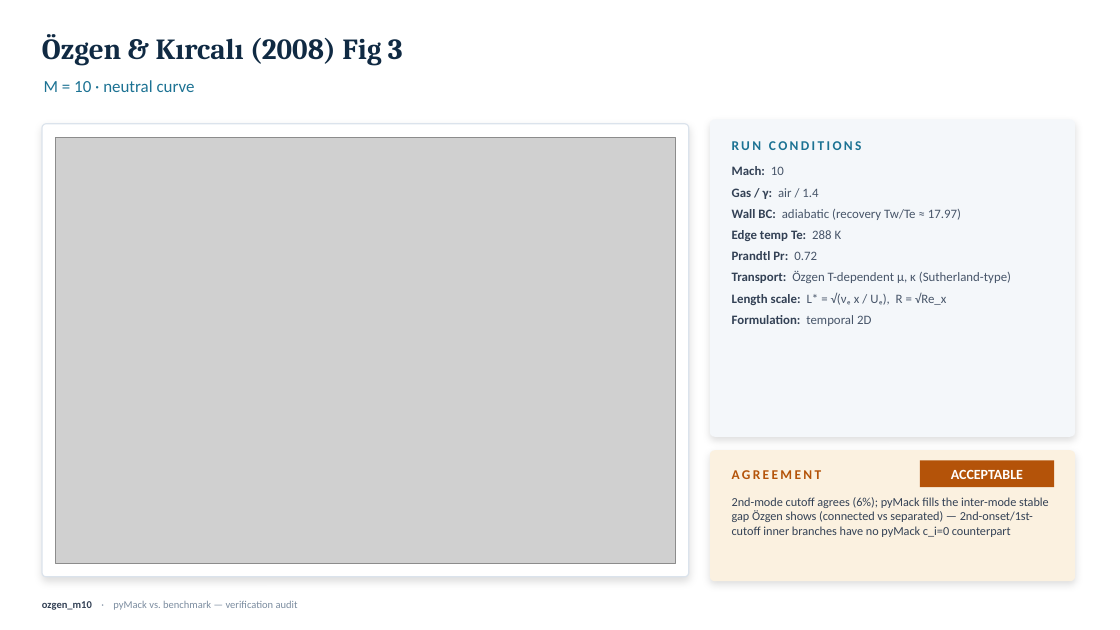
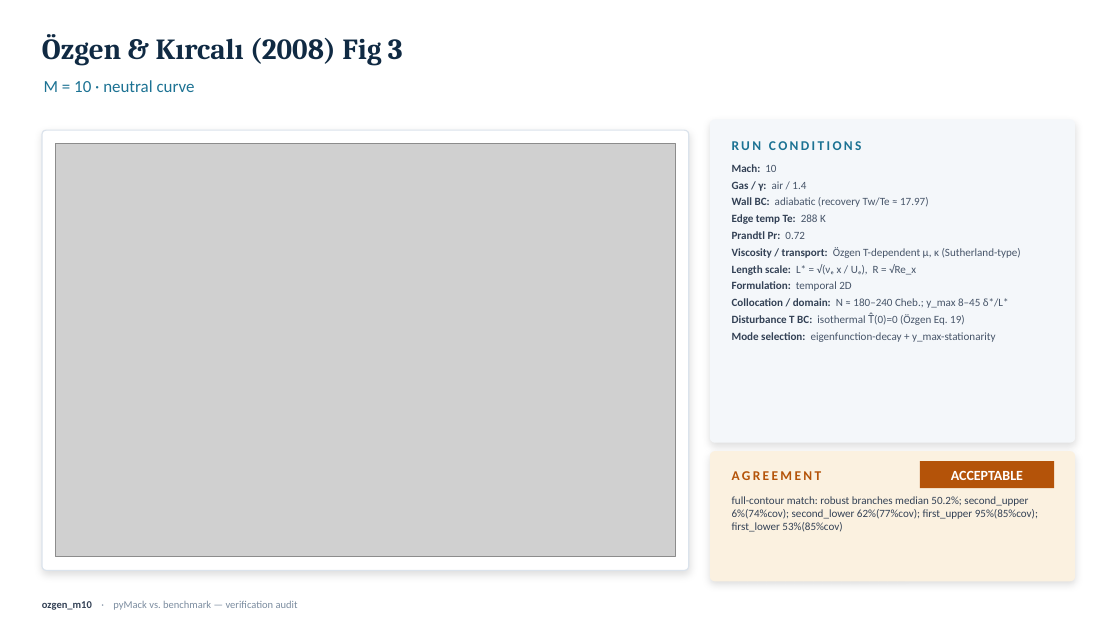
Before and after one commit to BARDAK1995/pyMack, a slide deck: slide 18 of verification/slides/pyMack_validation.pptx. Drawn at 1120x630 pixels with LibreOffice and Linux fonts; fonts in the diff are those of the drawing; grey boxes stand for pictures. Boxes give left, top, right and bottom in pixels: in the first picture for what was removed or moved away, otherwise in the second. Text is boxed around its words. In the diff, an @@ line names an element or a change of style, - is before the commit and + after.

Commit message:
verification: complete-curve overlays, OG-anchored cone, full-curve Ma&Zhong, LST params on deck
Özgen: re-extract the FULL c_i=0 neutral contour (marching squares, both modes incl. Phase-2 low-α onset extension) and re-judge by nearest-point match. M4 now AGREES on the complete two-lobe structure (2nd-mode 0%, 1st cutoff 2%, ~85% coverage); M6 acceptable (4 branches); M2/M3 acceptable (agree where resolvable, low-α onset CS-limited); M7/M8/M10 acceptable (2nd-mode cutoff 2-6% agrees, but pyMack connects the modes where Özgen separates them — documented inter-mode over-prediction, topology_ok=false).

Cone: re-anchored to the OG source — Sivasubramanian (2012) PhD thesis Fig. 5.1 (N≈9.5 at f≈210 kHz / F=1.071e-5), the linear regime of S&F 2015 JFM 768, cross-checked vs BAM6QT design review arXiv:2509.10411. Domain-matched N re-integration over the thesis x*-window: frequency 210 kHz EXACT; peak N 8.0-8.1 vs 9.5 (~15% short, bounded self-similar/Mangler deficit, documented). Replaces the prior loose N~7-8 / 220-280 kHz benchmark.

Ma & Zhong: upgraded from a 2-point check to a FULL neutral-curve comparison (Fig. 15, ω vs R). pyMack reproduces the entire 2nd-mode band to ~3-5% (F=2.2e-4 crosses at R~831/1033 vs §6 anchors 806/999.6); 1st-mode cutoff tracks, onset partial.

Slide deck: every case slide now lists the LST/solver parameters (viscosity model + value, 2nd-viscosity λ, collocation N, domain y_max, disturbance-T BC, mode-selection method); taller agreement card so metrics aren't clipped (QA-verified). Copyrighted thesis/figure renders gitignored.

```diff
--- a/verification/slides/pyMack_validation.pptx
+++ b/verification/slides/pyMack_validation.pptx
@@ rounded rectangle: place and size @@
-rounded rectangle at [710, 119, 1075, 437]
+rounded rectangle at [710, 119, 1075, 443]
@@ rounded rectangle at [42, 130, 689, 571]: proportions changed @@
@@ rounded rectangle: place and size @@
-rounded rectangle at [42, 124, 689, 576]
+rounded rectangle at [42, 130, 689, 571]
@@ picture: place and size @@
-picture at [55, 137, 676, 563]
+picture at [55, 144, 676, 557]
@@ text at [732, 164, 929, 291]: size 11 to 9.5 pt in "Mach: 10", "Gas / γ: air / 1.4", "Wall BC: adiabatic (recovery Tw/Te ≈ 17.97)", "Edge temp Te: 288 K" and 3 more places; less space between paragraphs @@
@@ text at [732, 247, 1021, 258]: text changed; size 11 to 9.5 pt @@
-Transport: Özgen T-dependent μ, κ (Sutherland-type)
+Viscosity / transport: Özgen T-dependent μ, κ (Sutherland-type)
@@ text at [732, 298, 1009, 342]: paragraphs added @@
+Collocation / domain: N ≈ 180–240 Cheb.; y_max 8–45 δ*/L*
+Disturbance T BC: isothermal T̂(0)=0 (Özgen Eq. 19)
+Mode selection: eigenfunction-decay + y_max-stationarity
@@ rounded rectangle at [710, 451, 1075, 581]: proportions changed @@
@@ text at [732, 496, 1038, 532]: text changed; size 10.5 to 9.5 pt @@
-2nd-mode cutoff agrees (6%); pyMack fills the inter-mode stable gap Özgen shows (connected vs separated) — 2nd-onset/1st-cutoff inner branches have no pyMack c_i=0 counterpart
+full-contour match: robust branches median 50.2%; second_upper 6%(74%cov); second_lower 62%(77%cov); first_upper 95%(85%cov); first_lower 53%(85%cov)
```
Also in this commit, not shown: 19 other slides changed, 37 other files.
